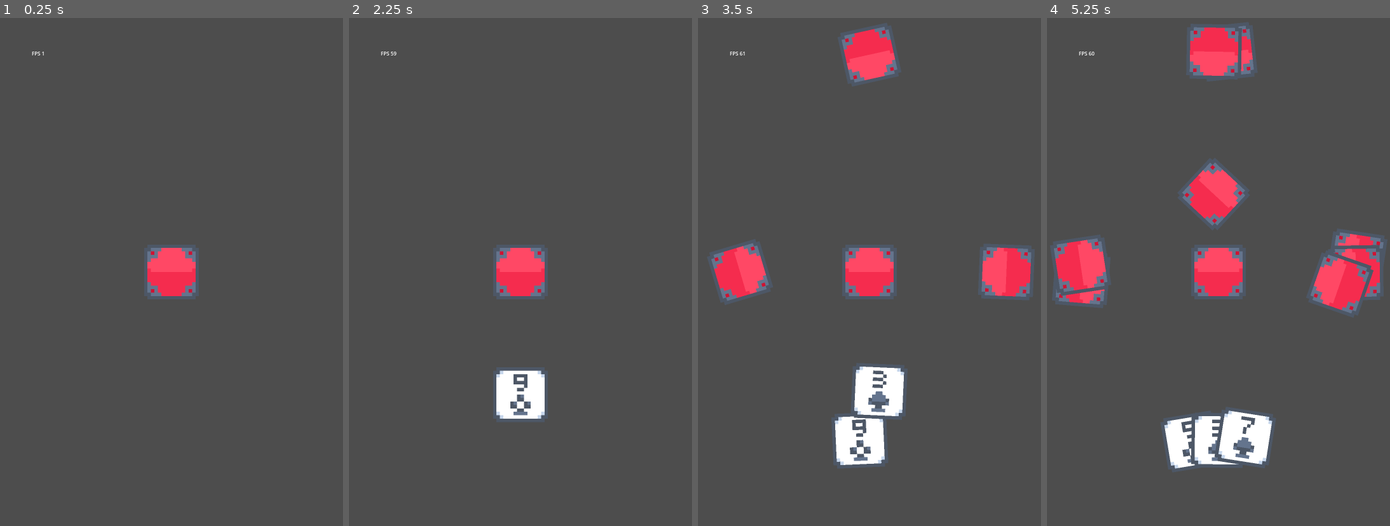
Above: before the commit, frames 1-4 (left to right).
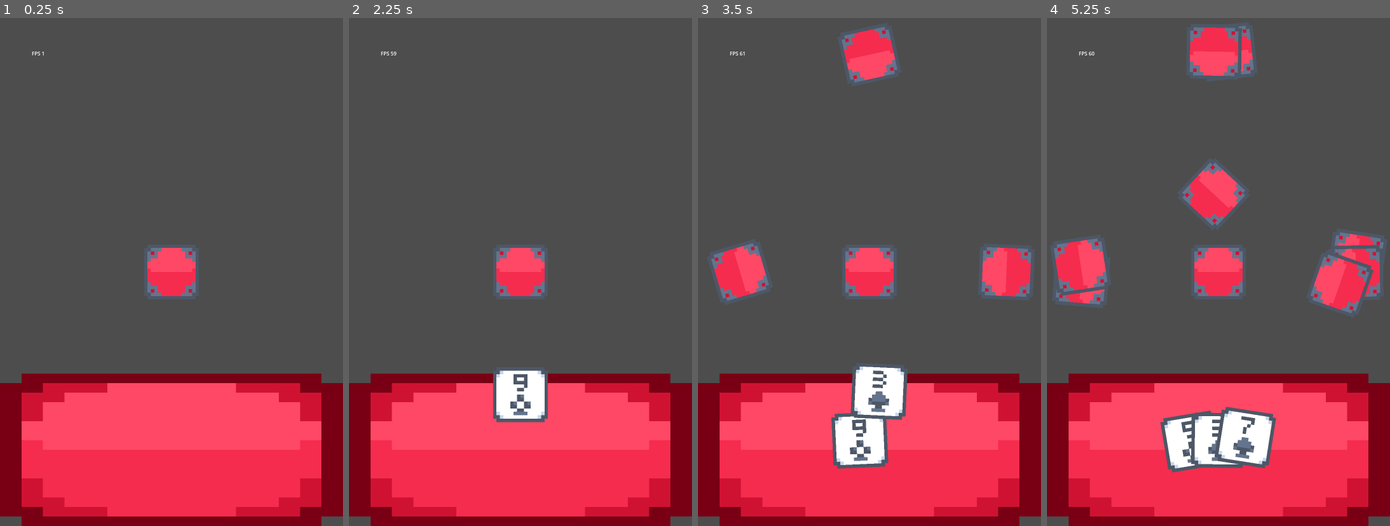
Above: after the commit, the same moments.

Repository: WinCisky/scopa-36
Game: Godot game, scene res://scenes/table_scopa.tscn
The game is run twice, just before and just after one commit, with the same random seed, the same clock (stepped at 60 frames per second) and the same inputs.
Inputs (mouse positions are in pixels of both pictures, inside the frame that each line leads up to):
- Up to frame 1 (0.25 s): no input
- Up to frame 2 (2.25 s): tap Enter at 0.5, 2 s; move the mouse to (595, 246) at 0.52 s; click (595, 246) at 0.67 s; tap Space at 1.25 s; drag from (451, 297) to (503, 373) at 1.27 s; move the mouse to (554, 160) at 2.02 s; click (554, 160) at 2.17 s
- Up to frame 3 (3.5 s): drag from (852, 373) to (766, 195) at 2.77 s
- Up to frame 4 (5.25 s): move the mouse to (1321, 348) at 3.52 s; click (1321, 348) at 3.67 s; drag from (1115, 195) to (1167, 145) at 4.27 s; move the mouse to (1235, 272) at 5.02 s; click (1235, 272) at 5.17 s

The runs differ from the first frame. In frame 1, 30% of the frame differs, in the area x 0-100%, y 70-100%; in frame 2, 28%; in frame 3, 27%; in frame 4, 26%.

Commit message:
discard action indicator

Diff:
--- a/scenes/table_scopa.tscn
+++ b/scenes/table_scopa.tscn
@@ -37,11 +37,12 @@
 player_id = 3
 display_name = "Player3"
 
-[node name="CardsManager" type="Node" parent="." node_paths=PackedStringArray("camera", "cards", "turn_indicator")]
+[node name="CardsManager" type="Node" parent="." node_paths=PackedStringArray("camera", "cards", "turn_indicator", "discard_indicator")]
 script = ExtResource("5_dra8c")
 camera = NodePath("../Camera2D")
 cards = [NodePath("Card"), NodePath("Card2"), NodePath("Card3"), NodePath("Card4"), NodePath("Card5"), NodePath("Card6" …(679 unchanged characters)…
 turn_indicator = NodePath("../TableManager/TurnIndicator")
+discard_indicator = NodePath("../TableManager/DiscardIndicator")
 
 [node name="Card" parent="CardsManager" instance=ExtResource("4_ckn2j")]
 z_index = 1
@@ -167,9 +168,16 @@
 card_manager = NodePath("../CardsManager")
 
 [node name="TurnIndicator" type="Sprite2D" parent="TableManager"]
+visible = false
 texture = ExtResource("7_3dhb1")
 region_enabled = true
 region_rect = Rect2(221, 85, 16, 16)
+
+[node name="DiscardIndicator" type="Sprite2D" parent="TableManager"]
+visible = false
+texture = ExtResource("7_3dhb1")
+region_enabled = true
+region_rect = Rect2(51, 68, 16, 16)
 
 [node name="Label" type="Label" parent="." node_paths=PackedStringArray("camera")]
 offset_right = 40.0
--- a/scripts/card_manager.gd
+++ b/scripts/card_manager.gd
@@ -4,6 +4,7 @@
 @export var camera: Camera2D
 @export var cards: Array[Node2D]
 @export var turn_indicator: Node2D
+@export var discard_indicator: Node2D
 
 var table_cards: Array
 
@@ -18,6 +19,11 @@
 var total_cards := 40
 # actual size of the card
 var card_size := Vector2(16, 16)
+# grabbed card
+var grabbed_card: Node2D = null
+# play card treshold
+var play_card_treshold := 0.3 # 30% of the screen height
+var play_card_y_position := 0.0
 
 func get_scale_value(width):
 	return width / 100
@@ -43,6 +49,15 @@
 	set_indicator_scale(viewport_rect.size.x)
 	# hide turn indicator
 	turn_indicator.visible = false
+	discard_indicator.visible = true
+
+	# var world_position = camera.get_canvas_transform().affine_inverse() * event.position
+	play_card_y_position = viewport_rect.size.y * (0.5 - play_card_treshold / 2)
+	discard_indicator.position = Vector2(0, play_card_y_position)
+	# assume size is 16x16 need to fill all the screen width and h * play_card_treshold
+	var discard_height = viewport_rect.size.y * play_card_treshold
+	var discard_width = viewport_rect.size.x
+	discard_indicator.scale = Vector2(discard_width / 16, discard_height / 16)
 
 	#print(viewport_rect.size.x)
 	var half_w = viewport_rect.size.x / 2
@@ -216,3 +231,27 @@
 		if simple_aabb_collision(position, card_rect_position, card_size):
 			result.append(player_card)
 	return result
+
+func card_grabbed(card: Node2D) -> void:
+	if card == null:
+		return
+	# called when a card is grabbed by the input manager
+	# remove the card from the player's hand
+	for i in range(players_cards[0].size()):
+		if players_cards[0][i].card == card.card:
+			players_cards[0].remove_at(i)
+			break
+	reposition_player_cards(0, players_cards[0])
+	card.has_reached_position = true
+	card.target_rotation = 0
+	card.has_reached_rotation = false
+	grabbed_card = card
+
+func card_released(card: Node2D) -> void:
+	if card == null:
+		return
+	# called when a card is released by the input manager
+	# place the card back to the player's hand
+	players_cards[0].append(card)
+	reposition_player_cards(0, players_cards[0])
+	grabbed_card = null
--- a/scripts/input_manager.gd
+++ b/scripts/input_manager.gd
@@ -11,6 +11,7 @@
 		if event.pressed:
 			# convert touch screen position to world position
 			var world_position = camera.get_canvas_transform().affine_inverse() * event.position
+			print(event.position, " -> ", world_position)
 			var cards = card_manager.get_player_cards_at_position(world_position)
 			if cards.size() > 0:
 				# get card with highest z_index
@@ -18,8 +19,11 @@
 				for card in cards:
 					if card.z_index > dragging_card.z_index:
 						dragging_card = card
+				# notify card manager that the card is grabbed
+				card_manager.card_grabbed(dragging_card)
 		else:
 			# print("Screen touch released at: ", event.position)
+			card_manager.card_released(dragging_card)
 			dragging_card = null
 			pass
 
